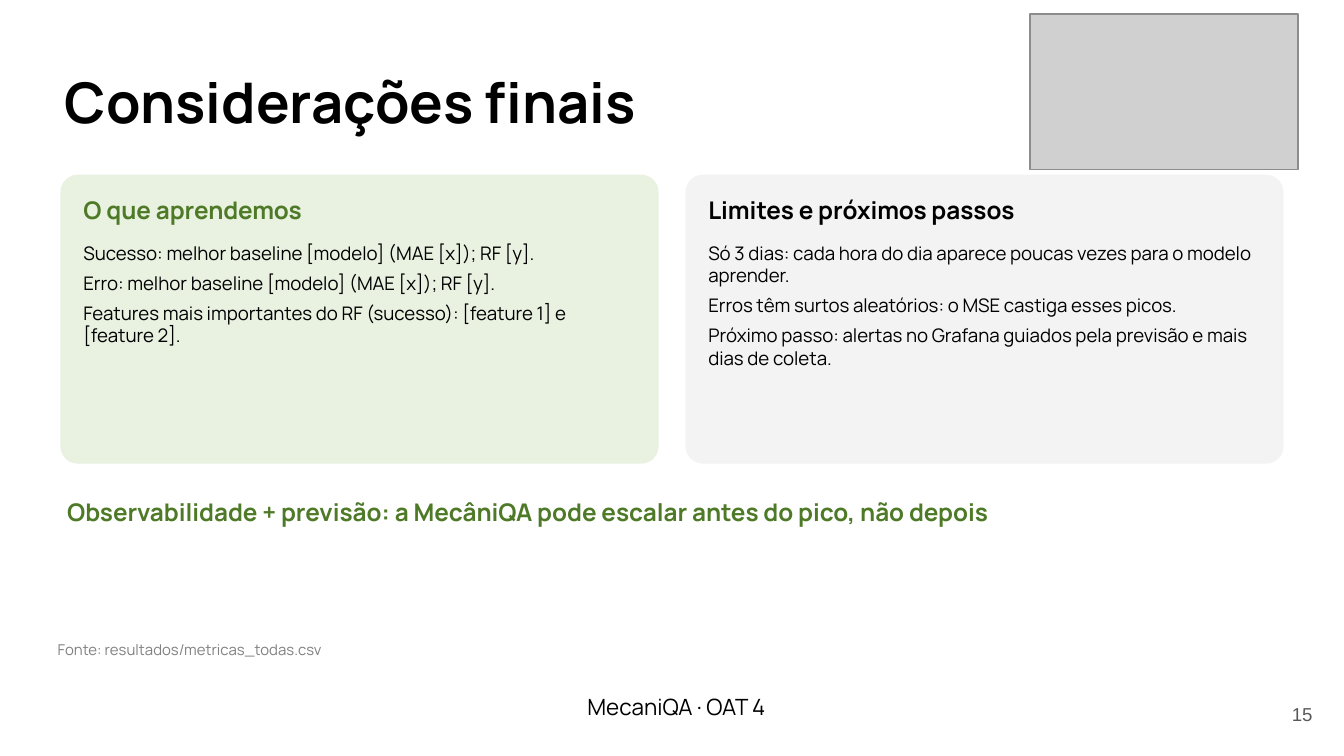
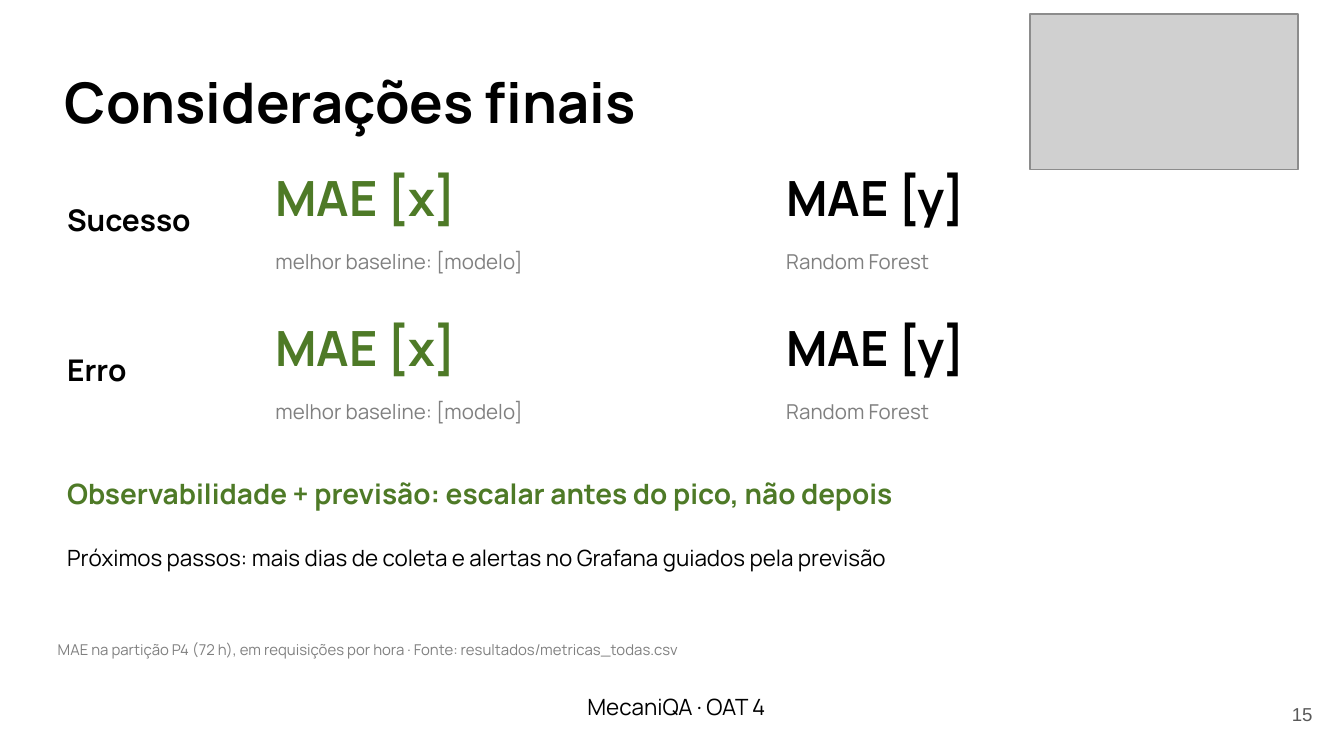
Before and after one commit to LenilsonSoares/mecaniQA-nuvem-macapa, a slide deck: slide 15 of oat4/apresentacao/mecaniQA_oat4_macapa.pptx. Drawn at 1344x756 pixels with LibreOffice and Linux fonts; fonts in the diff are those of the drawing; grey boxes stand for pictures. Boxes give left, top, right and bottom in pixels: in the first picture for what was removed or moved away, otherwise in the second. Text is boxed around its words. In the diff, an @@ line names an element or a change of style, - is before the commit and + after.

Commit message:
feat(oat4): slides com imagens grandes e pouco texto
- prints do ambiente e dos dashboards ocupam o slide inteiro
- contexto, features, modelo e conclusão com menos texto e números em destaque
- o texto de apoio fica nas anotações (roteiro de fala)
- guia de prints com os novos nomes

```diff
--- a/oat4/apresentacao/mecaniQA_oat4_macapa.pptx
+++ b/oat4/apresentacao/mecaniQA_oat4_macapa.pptx
@@ rounded rectangle removed at <box>60,175,659,464</box> @@
@@ text at <box>275,172,456,227</box>: text changed; size 13 to 26 pt @@
-O que aprendemos
+MAE [x]
@@ rounded rectangle removed at <box>685,175,1284,464</box> @@
@@ text added at <box>786,172,965,228</box>, 26 pt, text #000000, bold @@
+MAE [y]
@@ text added at <box>67,209,190,232</box>, 16 pt, text #000000, bold @@
+Sucesso
@@ text at <box>275,251,523,274</box>: text changed; size 10 to 11 pt; text colour #000000 to #808080 @@
-Sucesso: melhor baseline [modelo] (MAE [x]); RF [y].
-Erro: melhor baseline [modelo] (MAE [x]); RF [y].
-Features mais importantes do RF (sucesso): [feature 1] e [feature 2].
+melhor baseline: [modelo]
@@ text removed at <box>708,245,1251,366</box> @@
-Só 3 dias: cada hora do dia aparece poucas vezes para o modelo aprender.
-Erros têm surtos aleatórios: o MSE castiga esses picos.
-Próximo passo: alertas no Grafana guiados pela previsão e mais dias de coleta.
@@ text at <box>786,254,929,269</box>: text changed; size 13 to 11 pt; text colour #000000 to #808080; bold off @@
-Limites e próximos passos
+Random Forest
@@ text added at <box>275,322,456,377</box>, 26 pt, text #4E7A27, bold @@
+MAE [x]
@@ text added at <box>786,322,965,378</box>, 26 pt, text #000000, bold @@
+MAE [y]
@@ text added at <box>67,359,126,382</box>, 16 pt, text #000000, bold @@
+Erro
@@ text added at <box>275,401,523,424</box>, 11 pt, text #808080 @@
+melhor baseline: [modelo]
@@ text added at <box>786,404,929,419</box>, 11 pt, text #808080 @@
+Random Forest
@@ text at <box>67,482,892,511</box>: text changed; size 13 to 15 pt @@
-Observabilidade + previsão: a MecâniQA pode escalar antes do pico, não depois
+Observabilidade + previsão: escalar antes do pico, não depois
@@ text added at <box>67,548,886,572</box>, 12 pt, text #000000 @@
+Próximos passos: mais dias de coleta e alertas no Grafana guiados pela previsão
@@ text at <box>58,642,678,659</box>: text changed @@
-Fonte: resultados/metricas_todas.csv
+MAE na partição P4 (72 h), em requisições por hora · Fonte: resultados/metricas_todas.csv
```
Also in this commit, not shown: 7 other slides changed, 3 other files.
